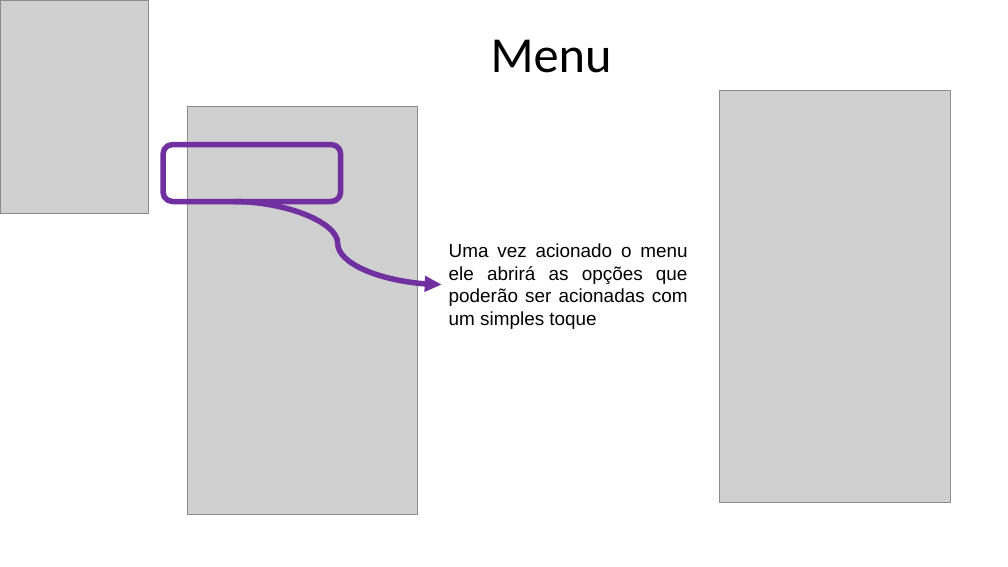
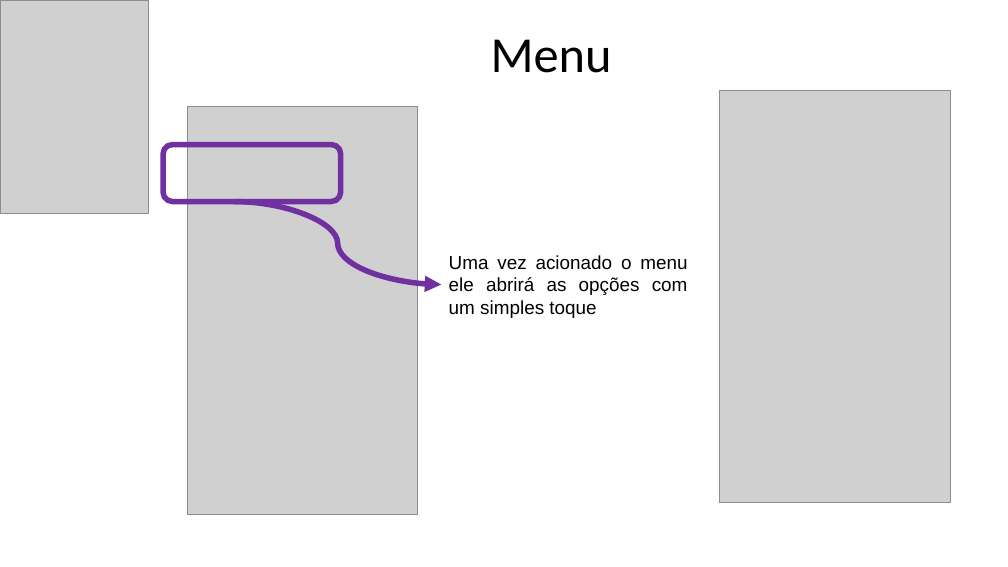
Before and after one commit to ivyfarias/Hackathon---EPM, a slide deck: slide 4 of GuiaRapido - Procuradoria Especial da Mulher - EPEM.pptx. Drawn at 1008x567 pixels with LibreOffice and Linux fonts; fonts in the diff are those of the drawing; grey boxes stand for pictures. Boxes give left, top, right and bottom in pixels: in the first picture for what was removed or moved away, otherwise in the second. Text is boxed around its words. In the diff, an @@ line names an element or a change of style, - is before the commit and + after.

```diff
--- a/GuiaRapido - Procuradoria Especial da Mulher - EPEM.pptx
+++ b/GuiaRapido - Procuradoria Especial da Mulher - EPEM.pptx
@@ text at (x1=449, y1=255, x2=688, y2=318): text changed @@
-Uma vez acionado o menu ele abrirá as opções que poderão ser acionadas com um simples toque
+Uma vez acionado o menu ele abrirá as opções com um simples toque
```
Also in this commit, not shown: 3 other slides changed, 3 other files.
